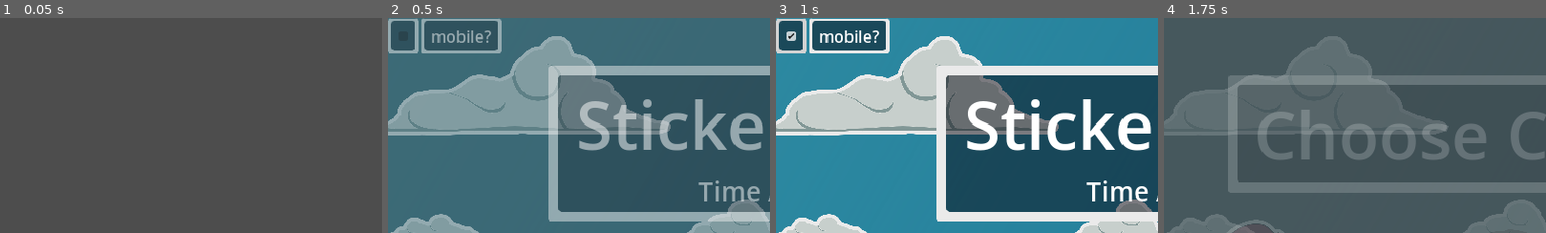
Above: before the commit, frames 1-4 (left to right).
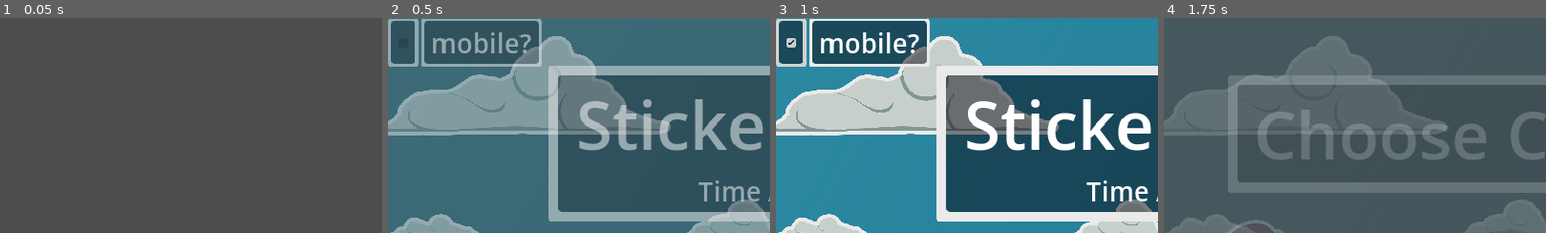
Above: after the commit, the same moments.

Repository: MajorZiploc/sticker_book_moments
Game: Godot game, scene res://scenes/title_scene.tscn
The game is run twice, just before and just after one commit, with the same random seed, the same clock (stepped at 60 frames per second) and the same inputs.
Inputs (mouse positions are % of the whole screen's width and height, from its top left; square brackets give the same spot before the commit, where the layout moved):
- Up to frame 1 (0.05 s): no input
- Up to frame 2 (0.5 s): no input
- Up to frame 3 (1 s): click (2, 6) [2, 4] at 0.5 s
- Up to frame 4 (1.75 s): click "Play" at 1.25 s
The pictures show only the part of the screen within x 0-50%, y 0-50%; the shares and areas given below are measured in that part.

Frame 1 is identical in both runs. In frame 2, 3.8% of the frame differs, in the area x 0-41%, y 0-23%; in frame 3, 5.5%; in frame 4, nothing differs.

Commit message:
Make titlescene is_mobile bigger

Diff:
--- a/scenes/pause_menu_component.gd
+++ b/scenes/pause_menu_component.gd
@@ -30,5 +30,4 @@
 
 func _on_mobile_checkbox_toggled(toggled_on: bool):
   OptionsHelper.set_is_mobile(toggled_on);
-  print(toggled_on)
   AppState.save_session();
--- a/scenes/title_scene.tscn
+++ b/scenes/title_scene.tscn
@@ -132,7 +132,7 @@
 
 [node name="label" type="Label" parent="ui_root/ui/mobile/panel"]
 layout_mode = 2
-theme_type_variation = &"HeaderSmall"
+theme_type_variation = &"HeaderMedium"
 text = "mobile?"
 
 [node name="cam" type="Camera2D" parent="."]
